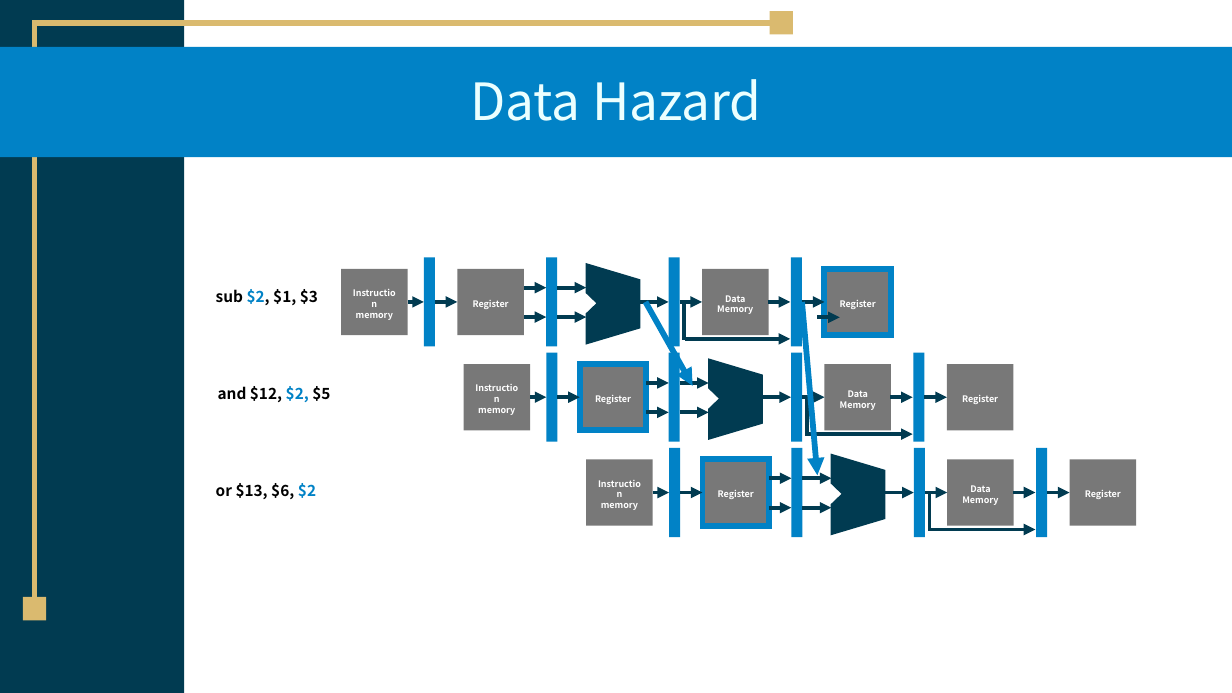
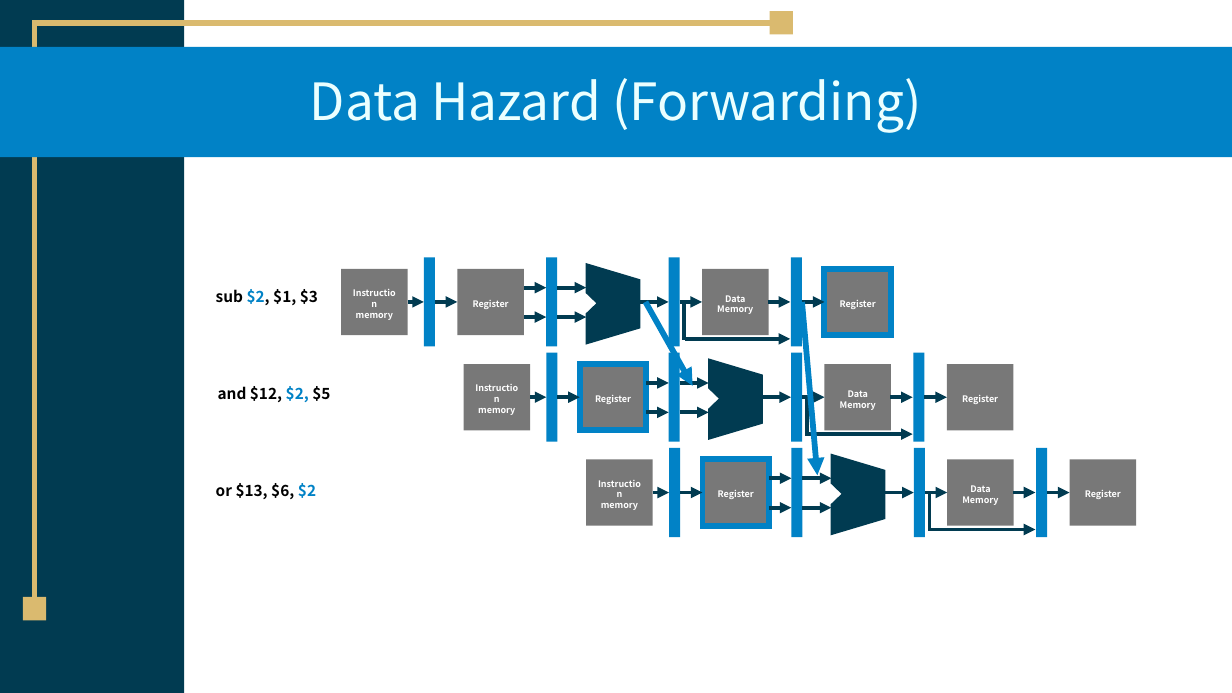
Before and after one commit to TikaWorld/EZ-Study, a slide deck: slide 15 of ComputerOrganization/Chapter4.pptx. Drawn at 1232x693 pixels with LibreOffice and Linux fonts; fonts in the diff are those of the drawing. Boxes give left, top, right and bottom in pixels: in the first picture for what was removed or moved away, otherwise in the second. Text is boxed around its words. In the diff, an @@ line names an element or a change of style, - is before the commit and + after.

Commit message:
Update Hazard and Solutions

```diff
--- a/ComputerOrganization/Chapter4.pptx
+++ b/ComputerOrganization/Chapter4.pptx
@@ title at (x1=310, y1=78, x2=922, y2=133): text changed @@
-Data Hazard
+Data Hazard (Forwarding)
@@ arrow removed from (818, 317) to (840, 317) @@
```
Also in this commit, not shown: 2 other slides changed, 7 slides added.
